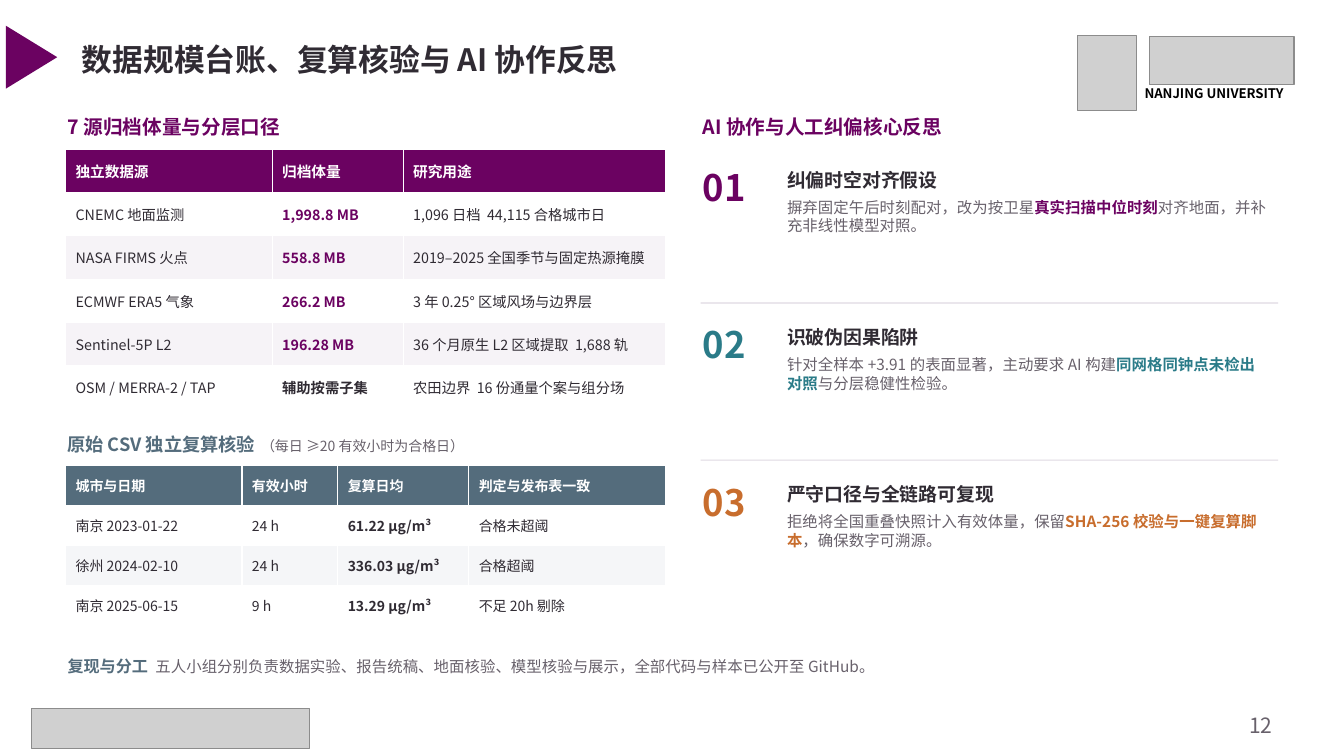
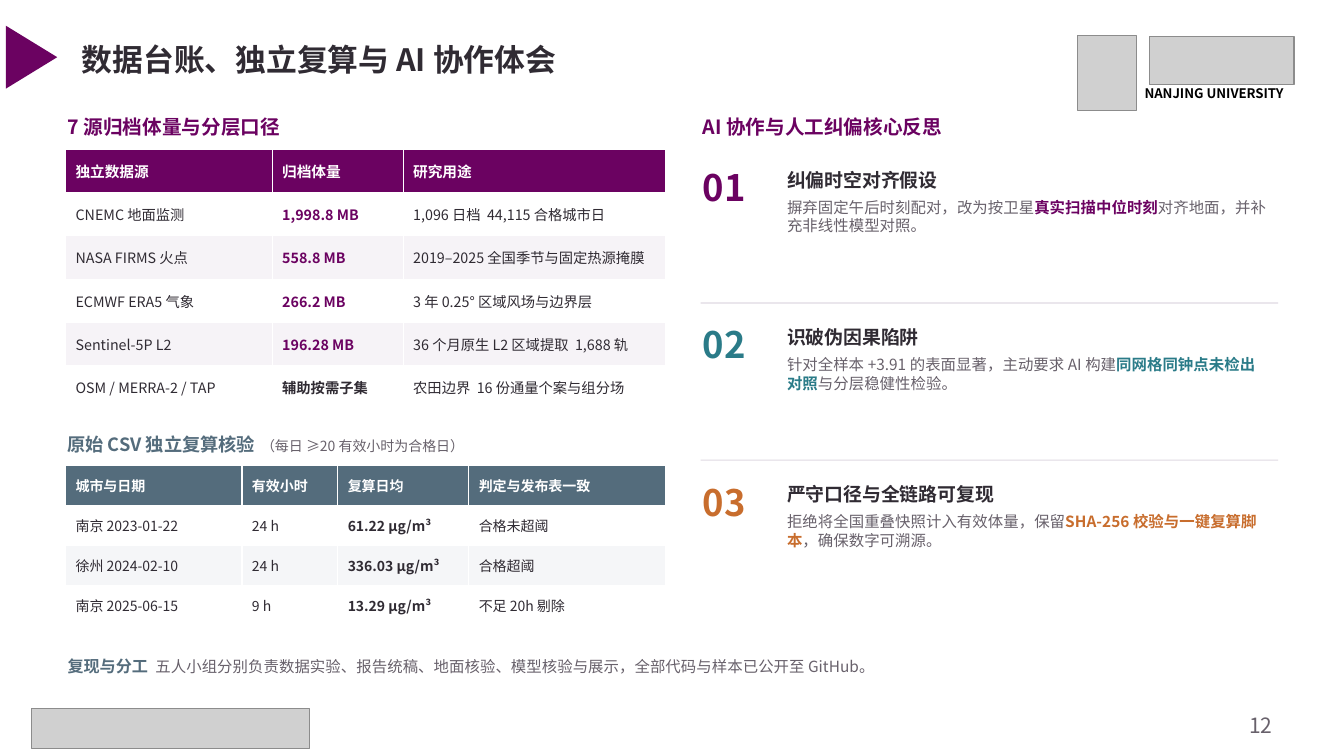
Before and after one commit to gxm-nju/china-air-pollution, a slide deck: slide 12 of docs/课堂展示.pptx. Drawn at 1344x756 pixels with LibreOffice and Linux fonts; fonts in the diff are those of the drawing; grey boxes stand for pictures. Boxes give left, top, right and bottom in pixels: in the first picture for what was removed or moved away, otherwise in the second. Text is boxed around its words. In the diff, an @@ line names an element or a change of style, - is before the commit and + after.

```diff
--- a/docs/课堂展示.pptx
+++ b/docs/课堂展示.pptx
@@ text at <box>82,44,556,74</box>: text changed @@
-数据规模台账、复算核验与 AI 协作反思
+数据台账、独立复算与 AI 协作体会
```
Also in this commit, not shown: 8 other slides changed, 1 other file.
